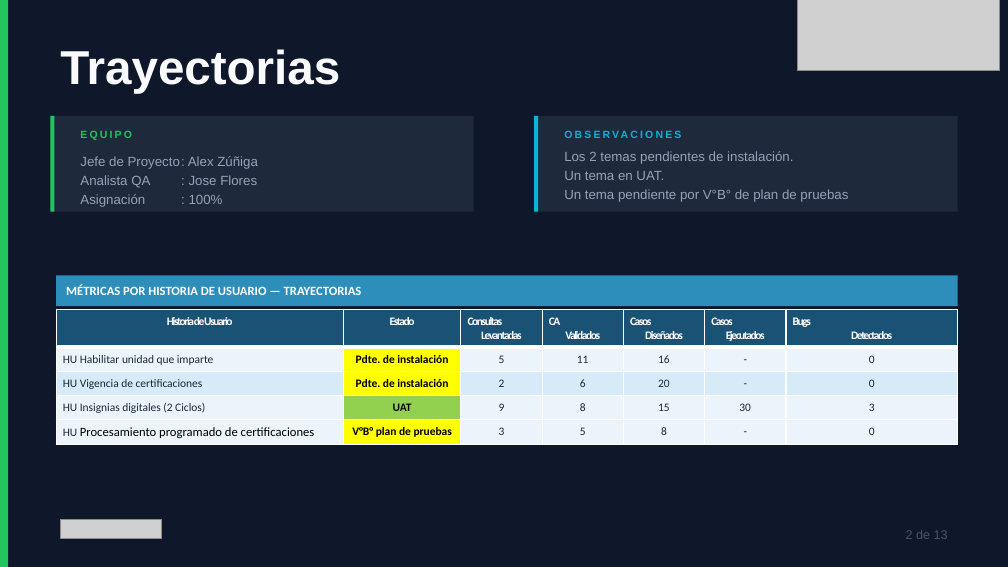
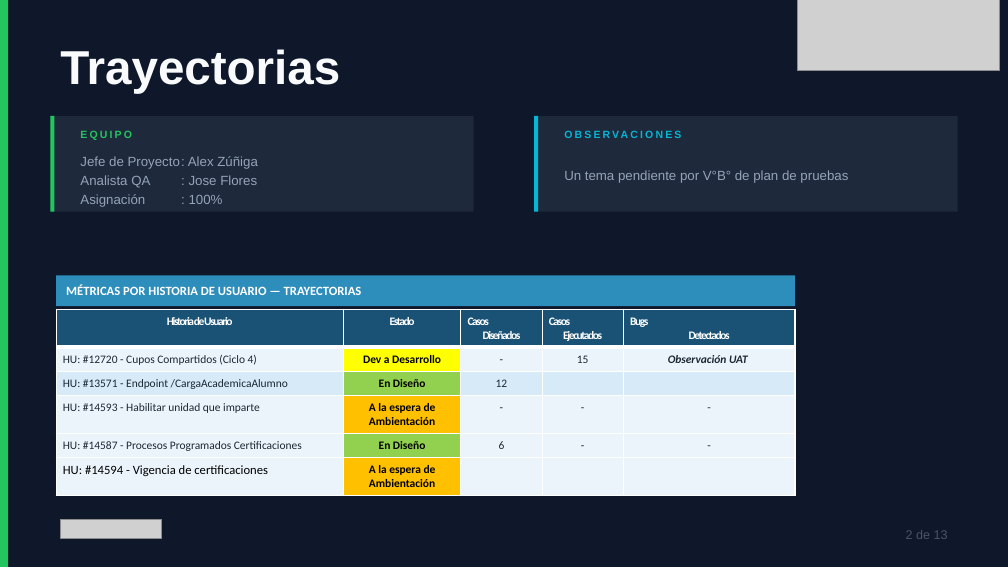
Before and after one commit to caradeux/qa_metrics, a slide deck: slide 2 of apps/api/assets/weekly-template.pptx. Drawn at 1008x567 pixels with LibreOffice and Linux fonts; fonts in the diff are those of the drawing; grey boxes stand for pictures. Boxes give left, top, right and bottom in pixels: in the first picture for what was removed or moved away, otherwise in the second. Text is boxed around its words. In the diff, an @@ line names an element or a change of style, - is before the commit and + after.

```diff
--- a/apps/api/assets/weekly-template.pptx
+++ b/apps/api/assets/weekly-template.pptx
@@ text at [564, 170, 848, 183]: text changed @@
-Los 2 temas pendientes de instalación.
-Un tema en UAT.
-Un tema pendiente por V°B° de plan de pruebas
+Un tema pendiente por V°B° de plan de pruebas
@@ rectangle "MÉTRICAS POR HISTORIA DE USUARIO ...": place and size @@
-rectangle "MÉTRICAS POR HISTORIA DE USUARIO ..." at [56, 275, 958, 306]
+rectangle "MÉTRICAS POR HISTORIA DE USUARIO ..." at [56, 275, 795, 306]
@@ table at [56, 309, 795, 494] @@
-Historia de Usuario | Estado | Consultas Levantadas | CA Validados | Casos Diseñados | Casos Ejecutados | Bugs Detectados
-HU Habilitar unidad que imparte | Pdte. de instalación | 5 | 11 | 16 | - | 0
-HU Vigencia de certificaciones | Pdte. de instalación | 2 | 6 | 20 | - | 0
-HU Insignias digitales (2 Ciclos) | UAT | 9 | 8 | 15 | 30 | 3
-HU Procesamiento programado de certificaciones | V°B° plan de pruebas | 3 | 5 | 8 | - | 0
+Historia de Usuario | Estado | Casos Diseñados | Casos Ejecutados | Bugs Detectados
+HU: #12720 - Cupos Compartidos (Ciclo 4) | Dev a Desarrollo | - | 15 | Observación UAT
+HU: #13571 - Endpoint /CargaAcademicaAlumno | En Diseño | 12 |  | 
+HU: #14593 - Habilitar unidad que imparte | A la espera de Ambientación | - | - | -
+HU: #14587 - Procesos Programados Certificaciones | En Diseño | 6 | - | -
+HU: #14594 - Vigencia de certificaciones | A la espera de Ambientación |  |  | 
@@ table: place and size @@
-table at [56, 309, 959, 444]
+table at [56, 309, 795, 494]
```
Also in this commit, not shown: 5 other slides changed, 9 slides added, 1 slide removed, 12 other files.
